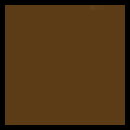
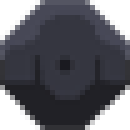
Layers edited between the first and the second 130 x 130 image:
added layer "Layer 2" above "Layer 1" over (0, 0, 130, 130)
hid "Layer 1" over (0, 0, 130, 130)
